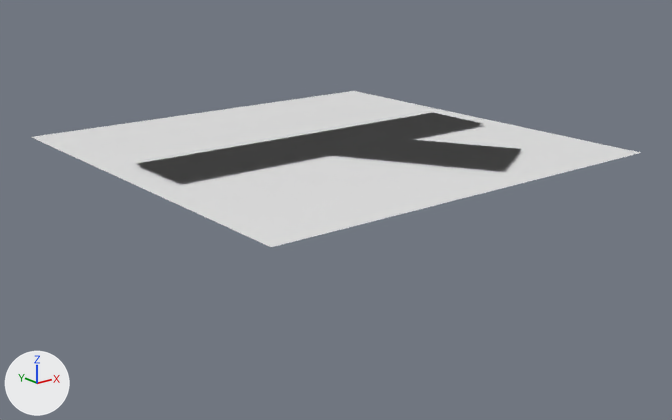
The Blender file Assets/Game/Models/Environment.blend: old version first, new version second.
Camera for both pictures: a camera (50 mm lens) standing at (-2.58, -3.3, 0.99) and looking at (0.03, -0.05, -0.31). The lights are fixed; the arrows at lower left show +X, +Y and +Z. Materials are left out; every surface is plain grey.

The older version as bpy lines, for what is in view:
```python
me_circle_003 = bpy.data.meshes.new('Circle.003')
me_circle_003.from_pydata(...)  # 18 vertices, 14 faces; spans x -0.87..0.87, y -1.0..1.0, z -0.5..0.0
me_circle_003.materials.append(mat_atlas)
me_circle_004 = bpy.data.meshes.new('Circle.004')
me_circle_004.from_pydata(...)  # a 6-sided cylinder along z spanning x -0.87..0.87, y -1.0..1.0, z -0.5..0.0
me_circle_004.materials.append(mat_atlas)
me_circle_007 = bpy.data.meshes.new('Circle.007')
me_circle_007.from_pydata(...)  # 12 vertices, 5 faces; spans x -0.87..0.87, y -0.18..0.18, z 0.01
me_circle_007.materials.append(mat_straightroad)
ob_grass_floor = bpy.data.objects.new('Grass_Floor', me_circle_003)
ob_grass_floor.location = (0.0, 0.0, 0.0)
ob_grass_floor.hide_set(True)
ob_grass_floor_path_directroad = bpy.data.objects.new('Grass_Floor_Path_DirectRoad', me_circle_007)
ob_grass_floor_path_directroad.location = (0.0, 0.0, 0.0)
ob_stone_floor = bpy.data.objects.new('Stone_Floor', me_circle_004)
ob_stone_floor.location = (0.0, 0.0, 0.0)
ob_stone_floor.hide_set(True)
# also in view: 'Grass_Floor_Path_Turn' at (0.14, -0.33, 0.01); 'Water' at (0.0, 0.0, 0.0); 'Grass_Floor_Path_End' at (0.0, 0.0, 0.01); 'Grass_Floor_Path_FullTurn' at (-0.13, -0.33, 0.01)
```
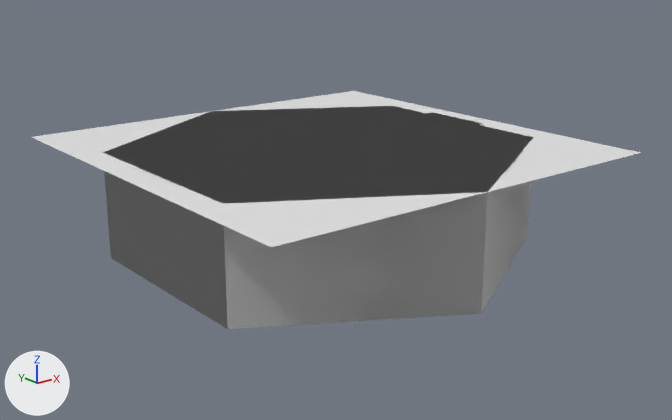
Boxes (x1, y1, x2, y2) around the edits, measured in the pictures (672 x 420 px):
```json
{"object": "Stone_Floor", "change": "shown", "after": [103, 106, 533, 329]}
{"object": "Grass_Floor", "change": "shown", "after": [104, 171, 531, 329]}
```

Scene script edits in JSON lines:
```json
{"op": "remove", "block": "ob_grass_floor", "code": "ob_grass_floor.hide_set(True)"}
{"op": "remove", "block": "ob_stone_floor", "code": "ob_stone_floor.hide_set(True)"}
```
